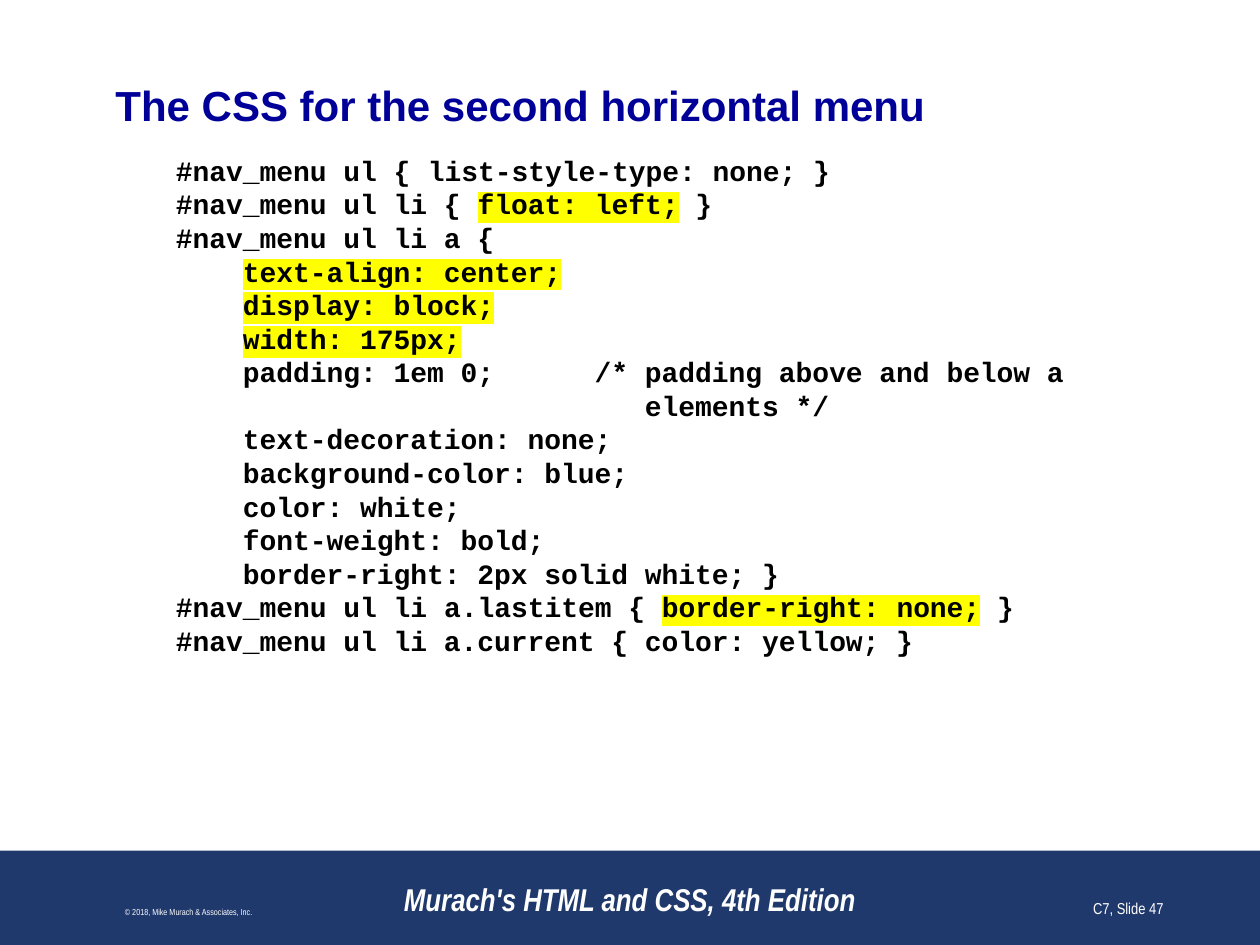
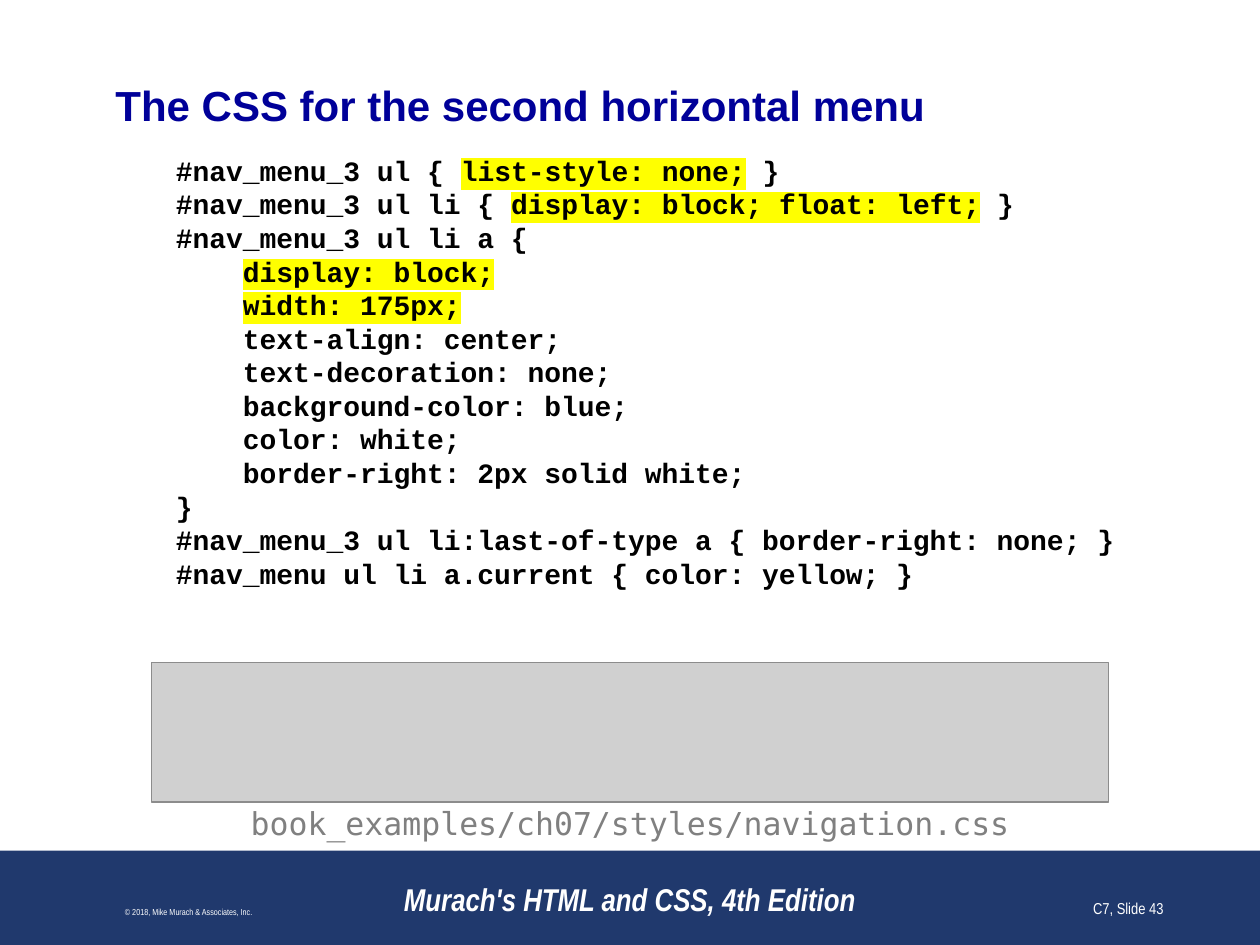
Before and after one commit to paulsmithkc/awd1000_base_lab_and_homework, a slide deck: slide 43 of murach_html_4e/slides/Chapter 7 slides (Revised).pptx (slide 47 before the commit). Drawn at 1260x945 pixels with LibreOffice and Linux fonts; fonts in the diff are those of the drawing; grey boxes stand for pictures; background and template pictures are left out. Boxes give left, top, right and bottom in pixels: in the first picture for what was removed or moved away, otherwise in the second. Text is boxed around its words. In the diff, an @@ line names an element or a change of style, - is before the commit and + after.

```diff
--- a/murach_html_4e/slides/Chapter 7 slides (Revised).pptx
+++ b/murach_html_4e/slides/Chapter 7 slides (Revised).pptx
@@ text at bbox=[176, 161, 980, 251]: text changed @@
-#nav_menu ul { list-style-type: none; }
-#nav_menu ul li { float: left; }
-#nav_menu ul li a {
-text-align: center;
+#nav_menu_3 ul { list-style: none; }
+#nav_menu_3 ul li { display: block; float: left; }
+#nav_menu_3 ul li a {
@@ text at bbox=[243, 329, 561, 355]: text changed @@
-padding: 1em 0; /* padding above and below a
-elements */
+text-align: center;
@@ text at bbox=[176, 463, 1081, 556]: text changed @@
-font-weight: bold;
-border-right: 2px solid white; }
-#nav_menu ul li a.lastitem { border-right: none; }
+border-right: 2px solid white;
+}
+#nav_menu_3 ul li:last-of-type a { border-right: none; }
@@ picture added at bbox=[151, 663, 1108, 801] @@
@@ text added at bbox=[251, 811, 1010, 842], 18 pt, text #808080 @@
+book_examples/ch07/styles/navigation.css
@@ page number at bbox=[1093, 902, 1163, 916]: text changed @@
-C7, Slide 47
+C7, Slide 43
```
Also in this commit, not shown: 37 other slides changed, 6 slides removed.
